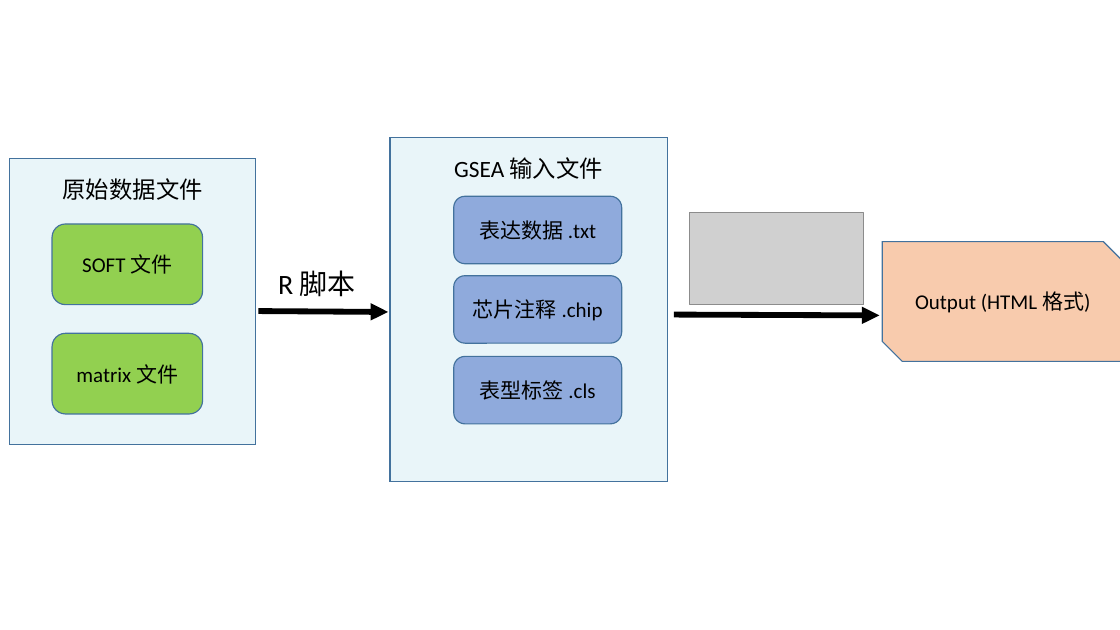
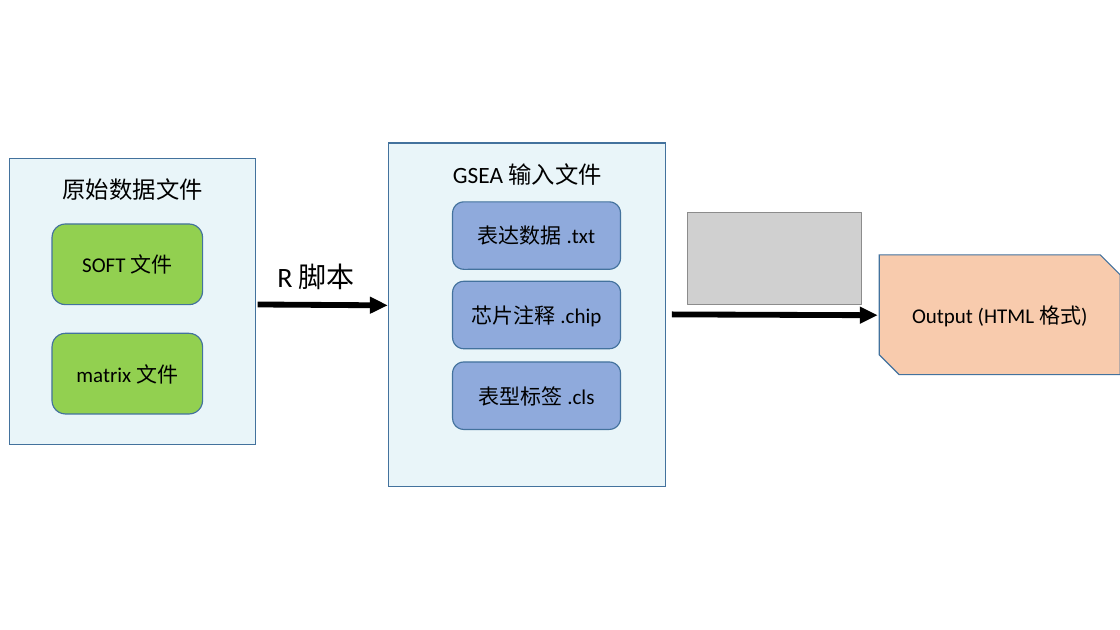
Before and after one commit to xug15/teaching_book, a slide deck: slide 3 of .gitbook/gitbook-image.pptx. Drawn at 1120x630 pixels with LibreOffice and Linux fonts; fonts in the diff are those of the drawing; grey boxes stand for pictures. Boxes give left, top, right and bottom in pixels: in the first picture for what was removed or moved away, otherwise in the second. Text is boxed around its words. In the diff, an @@ line names an element or a change of style, - is before the commit and + after.

```diff
--- a/.gitbook/gitbook-image.pptx
+++ b/.gitbook/gitbook-image.pptx
@@ text "R 脚本": place and size @@
-text "R 脚本" at <box>278,270,356,297</box>
+text "R 脚本" at <box>277,263,355,290</box>
@@ snip diag rect "Output (HTML 格式)": place and size @@
-snip diag rect "Output (HTML 格式)" at <box>882,242,1120,362</box>
+snip diag rect "Output (HTML 格式)" at <box>880,255,1120,375</box>
@@ arrow moved from (259, 311) - (388, 312) to (258, 304) - (387, 306) @@
@@ 3 rounded rectangles, 1 rectangle: place and size @@
-3 rounded rectangles, 1 rectangle at <box>390,138,667,481</box>
+3 rounded rectangles, 1 rectangle at <box>389,143,666,486</box>
```
Also in this commit, not shown: 3 other files.
